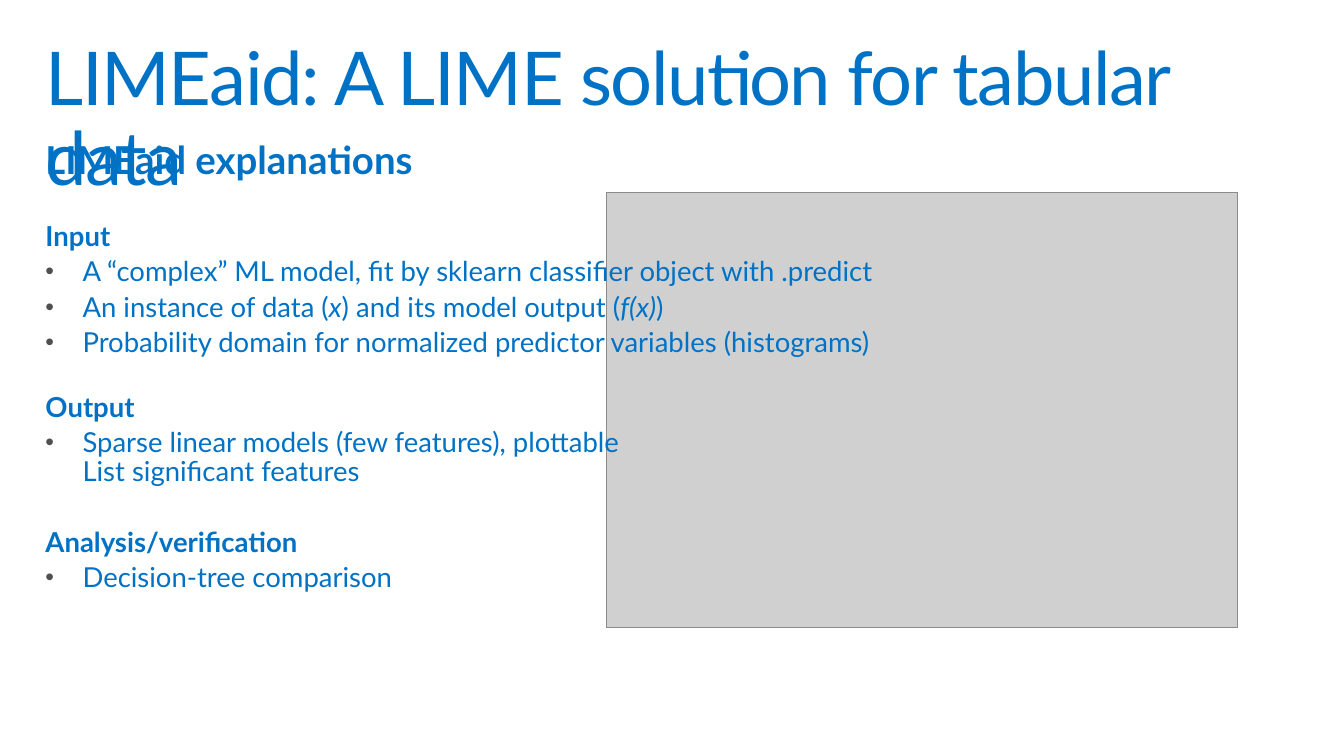
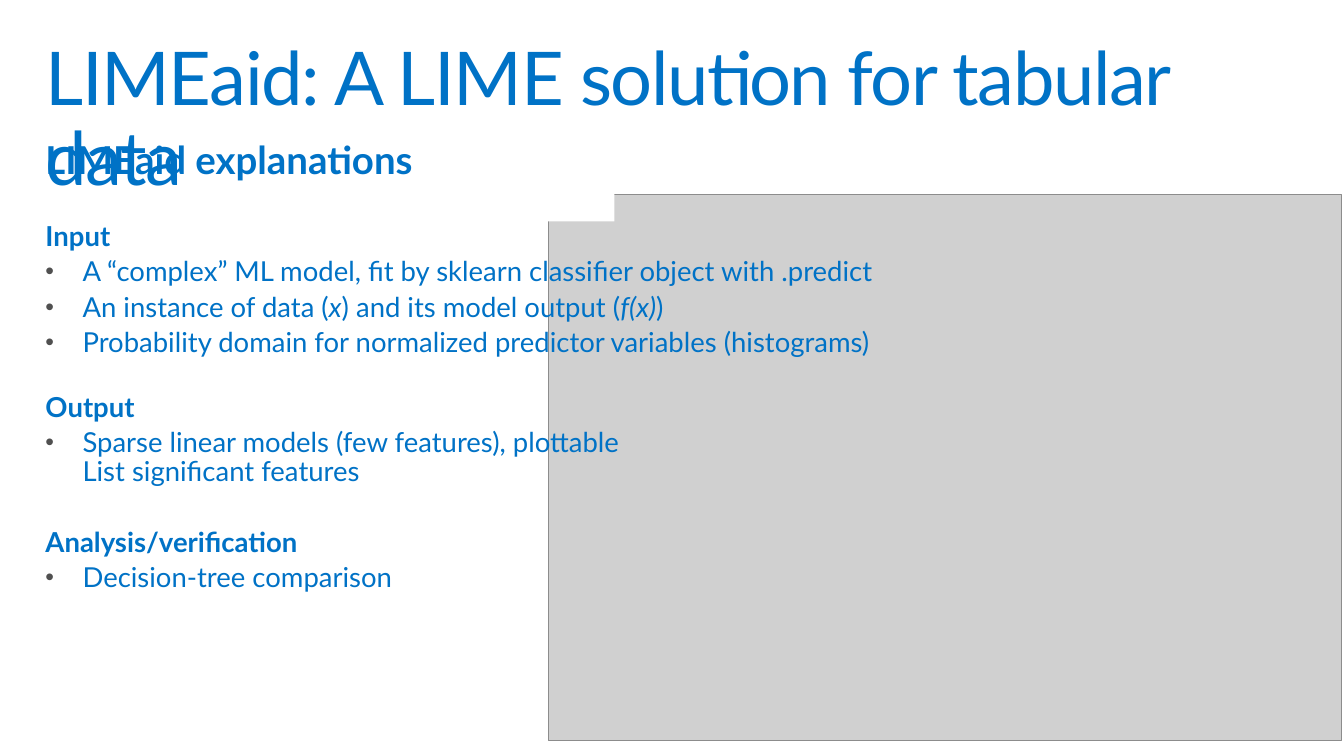
Before and after one commit to PKing70/LIMEaid, a slide deck: slide 3 of docs/LIMEaid_Final.pptx. Drawn at 1344x756 pixels with LibreOffice and Linux fonts; fonts in the diff are those of the drawing; grey boxes stand for pictures; background and template pictures are left out. Boxes give left, top, right and bottom in pixels: in the first picture for what was removed or moved away, otherwise in the second. Text is boxed around its words. In the diff, an @@ line names an element or a change of style, - is before the commit and + after.

```diff
--- a/docs/LIMEaid_Final.pptx
+++ b/docs/LIMEaid_Final.pptx
@@ rectangle added at (541,189,615,221), fill #FFFFFF @@
@@ picture: place and size @@
-picture at (606,193,1237,628)
+picture at (548,194,1341,740)
```
Also in this commit, not shown: 1 other slide changed.
